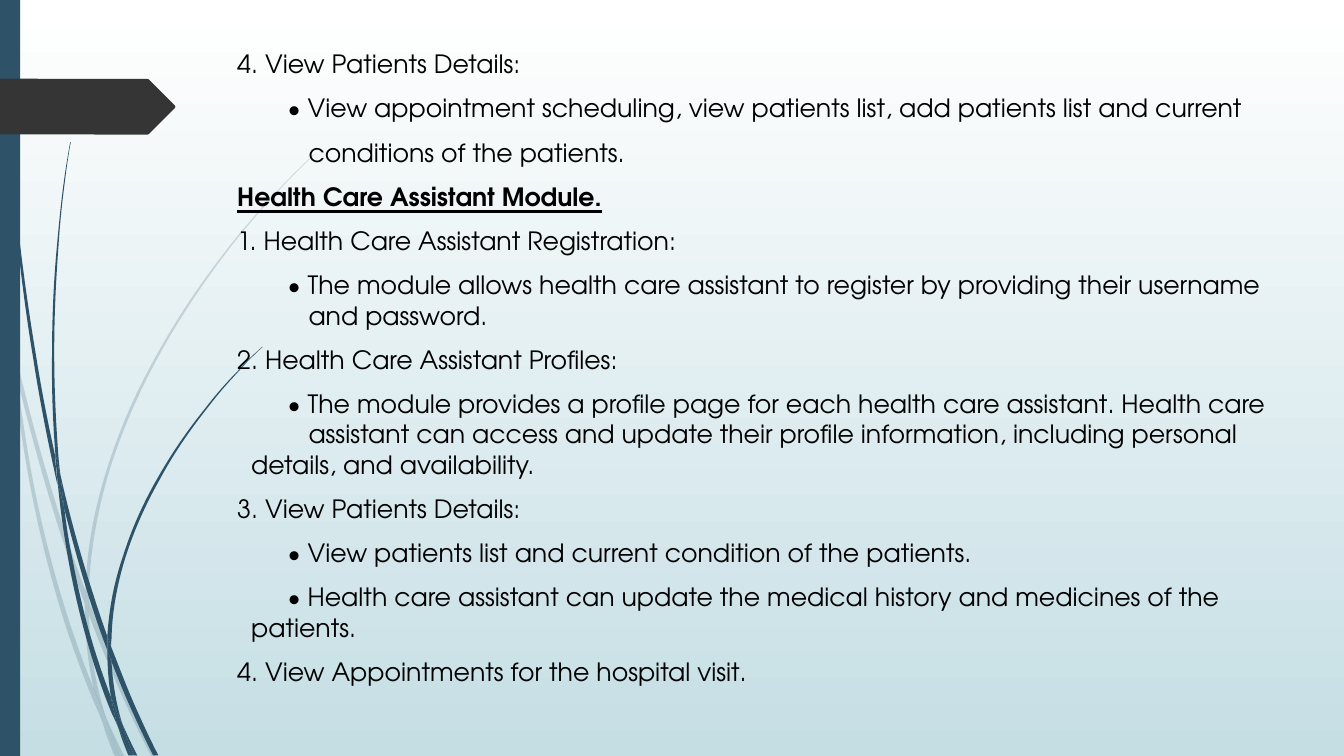
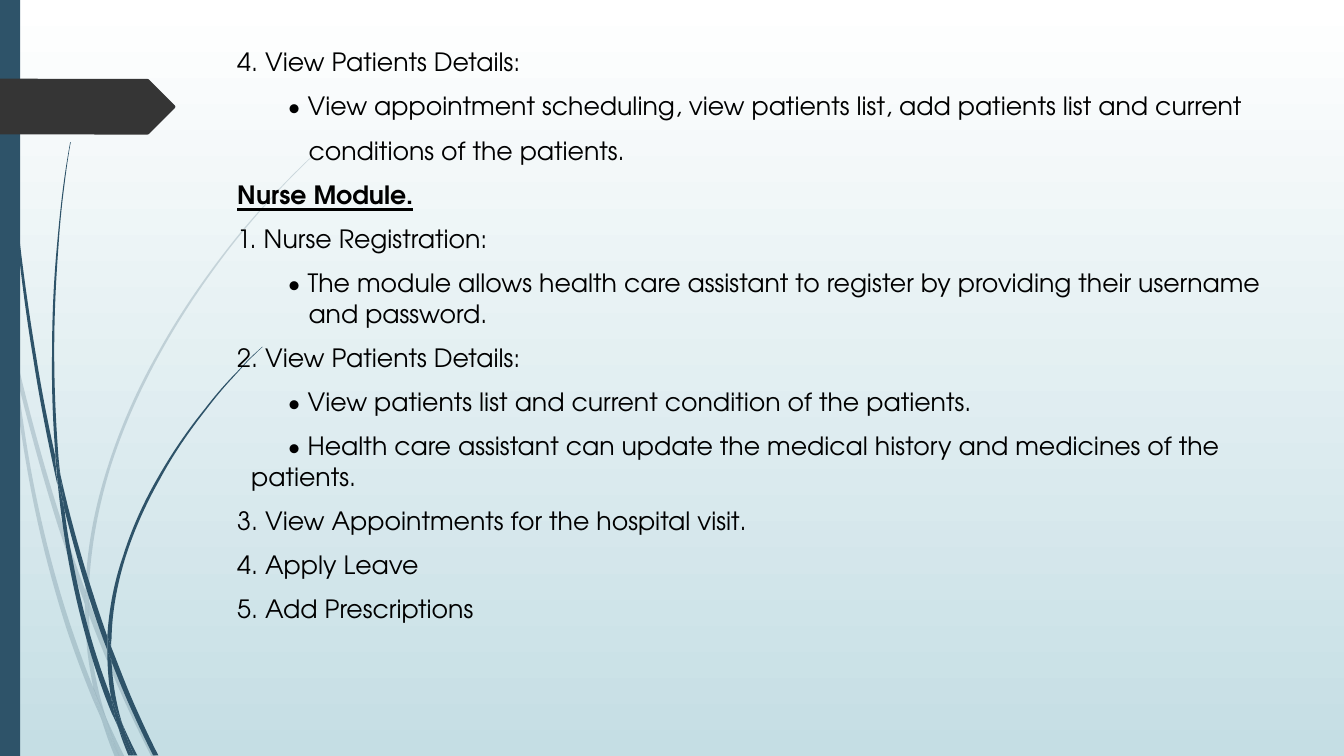
Before and after one commit to mariajacob/Maria-Jacob_INTMCA_MiniProject_, a slide deck: slide 7 of Gentle Haloes_PPT.pptx. Drawn at 1344x756 pixels with LibreOffice and Linux fonts; fonts in the diff are those of the drawing. Boxes give left, top, right and bottom in pixels: in the first picture for what was removed or moved away, otherwise in the second. Text is boxed around its words. In the diff, an @@ line names an element or a change of style, - is before the commit and + after.

```diff
--- a/Gentle Haloes_PPT.pptx
+++ b/Gentle Haloes_PPT.pptx
@@ text at box(237, 185, 488, 254): text changed @@
-Health Care Assistant Module.
-1. Health Care Assistant Registration:
+Nurse Module.
+1. Nurse Registration:
@@ text at box(237, 348, 520, 373): text changed @@
-2. Health Care Assistant Profiles:
-• The module provides a profile page for each health care assistant. Health care assistant can access and update their profile information, including personal details, and availability.
-3. View Patients Details:
+2. View Patients Details:
@@ text at box(237, 511, 746, 623): text changed @@
-4. View Appointments for the hospital visit.
+3. View Appointments for the hospital visit.
+4. Apply Leave
+5. Add Prescriptions
```
Also in this commit, not shown: 3 other slides changed, 31 other files.
